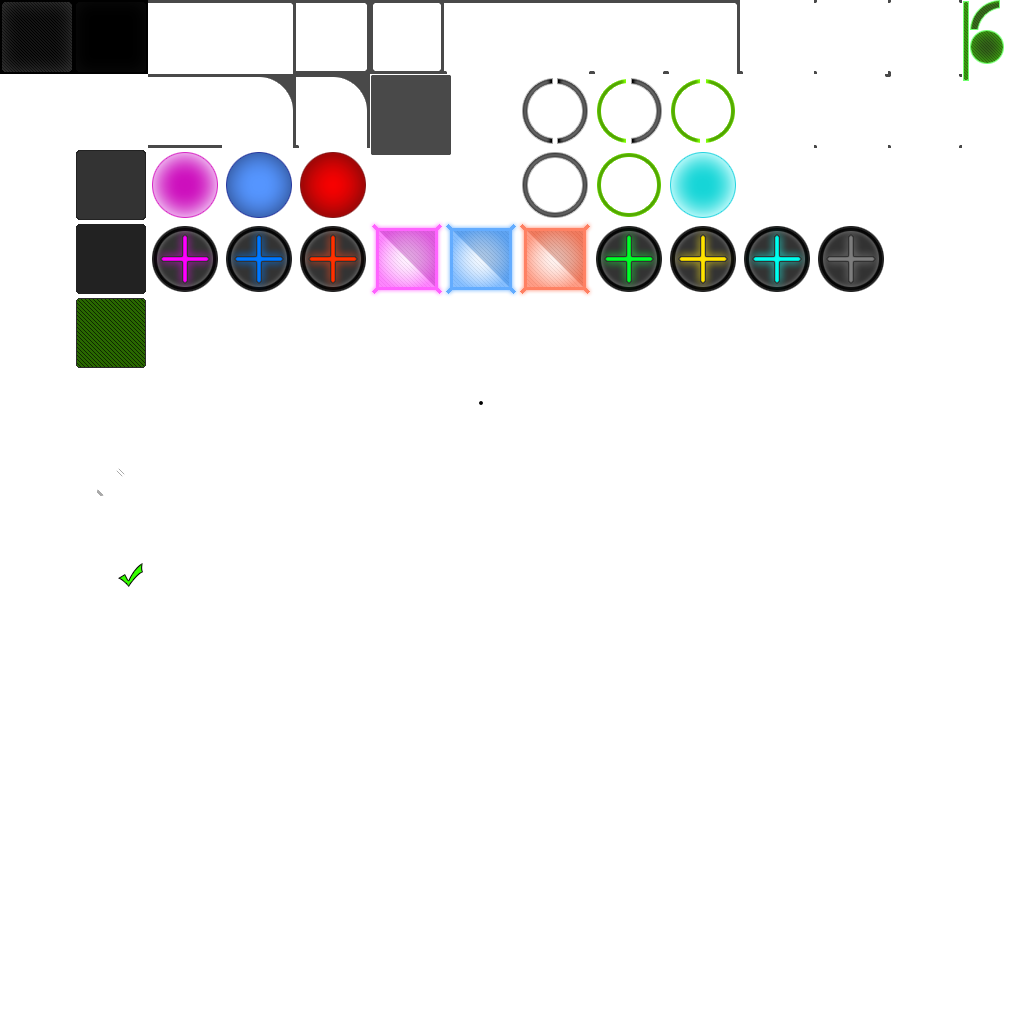
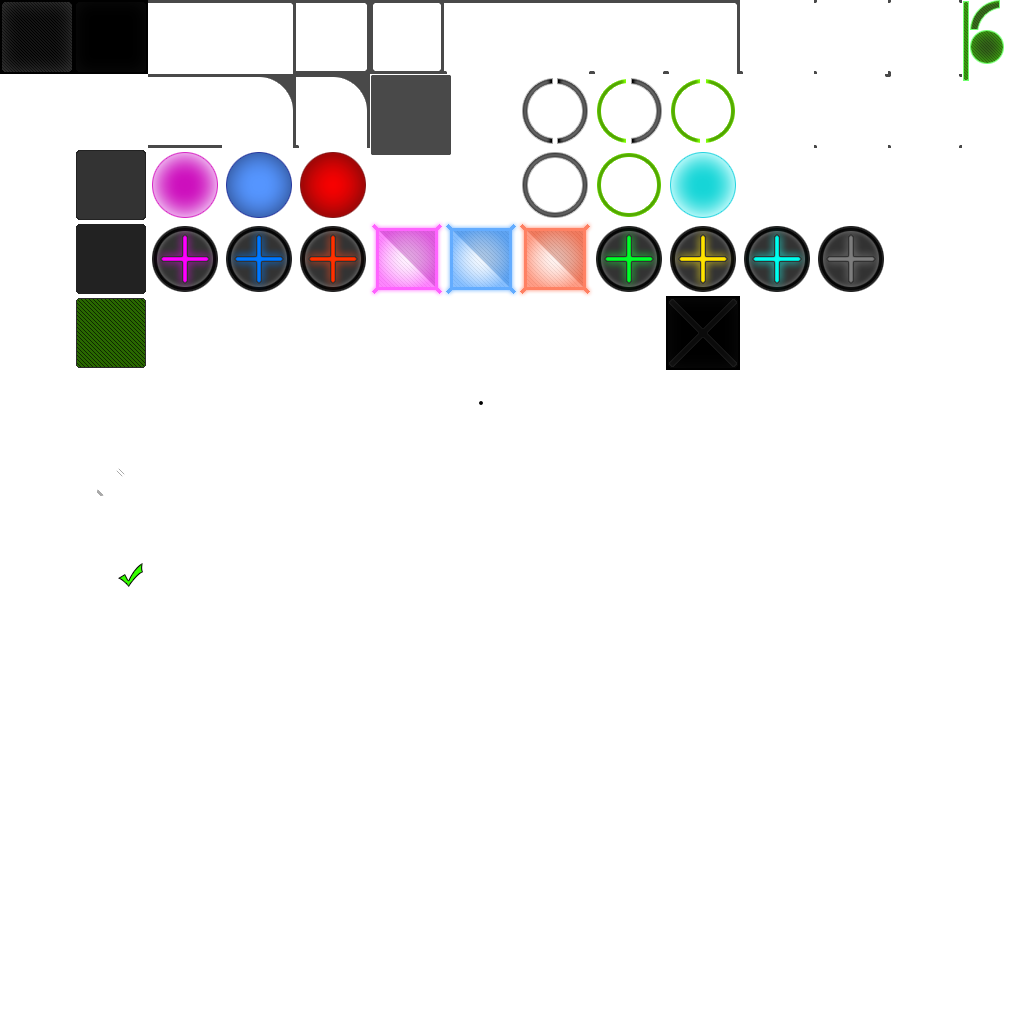
Layered file, before and after one edit (1024 x 1024). Changes by layer:
added layer "Layer 67" (26%) above "Layer 2 copy" over <box>669,299,737,367</box>
added layer "Layer 2 copy" above "Layer 2" over <box>666,296,740,370</box>
